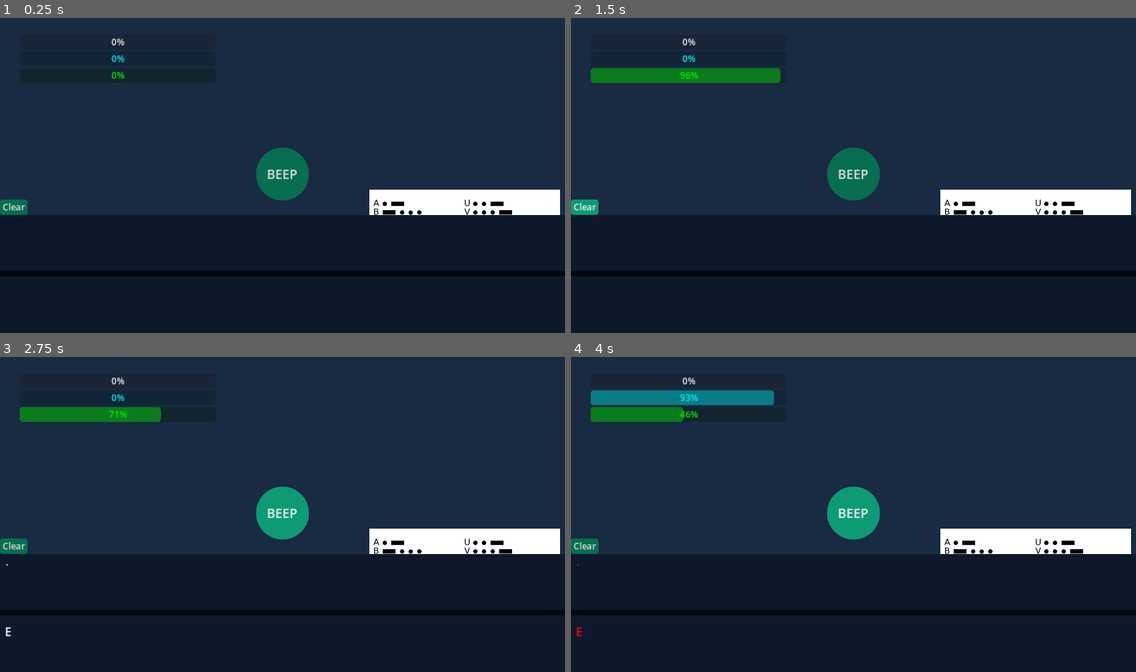
Above: before the commit, frames 1-4 (two rows, left to right).
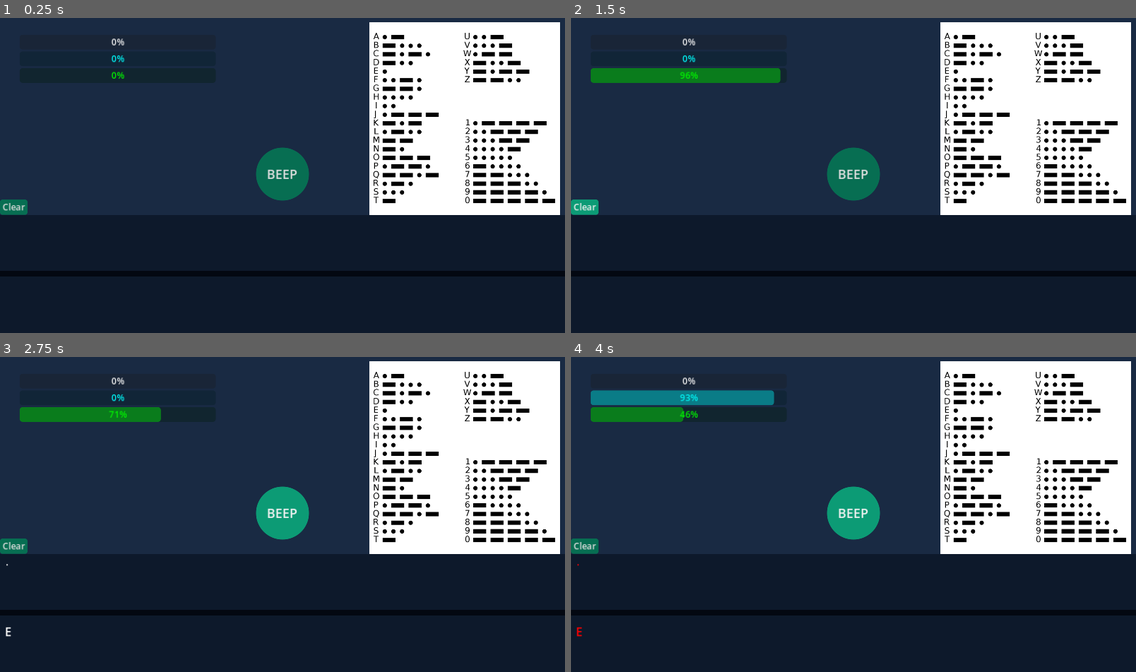
Above: after the commit, the same moments.

Repository: popcar2/MorseCodeSimulator
Game: Godot game, scene res://Scenes/main.tscn
Two runs of this game, one before a commit and one after it. Both use one fixed random seed, a clock stepped at 60 frames per second and the inputs below.
Inputs:
- Up to frame 1 (0.25 s): no input
- Up to frame 2 (1.5 s): click "BEEP" at 0.5 s; click "Clear" at 1.25 s
- Up to frame 3 (2.75 s): click "BEEP" at 2 s
- Up to frame 4 (4 s): click "Clear" at 2.75 s; click "BEEP" at 3.5 s

The runs differ from the first frame. In frame 1, 19% of the frame differs, in the area x 65-100%, y 1-63%; in frame 2, 19%; in frame 3, 19%; in frame 4, 19%.

Commit message:
Minor Fix: moved cheat sheet position

Diff:
--- a/Scenes/main.tscn
+++ b/Scenes/main.tscn
@@ -62,9 +62,9 @@
 [node name="Panel" type="Panel" parent="."]
 layout_mode = 0
 offset_left = 753.0
-offset_top = 355.0
+offset_top = 15.0
 offset_right = 1352.0
-offset_bottom = 1203.0
+offset_bottom = 863.0
 scale = Vector2(0.65, 0.65)
 script = ExtResource("6_jn1kn")
 
